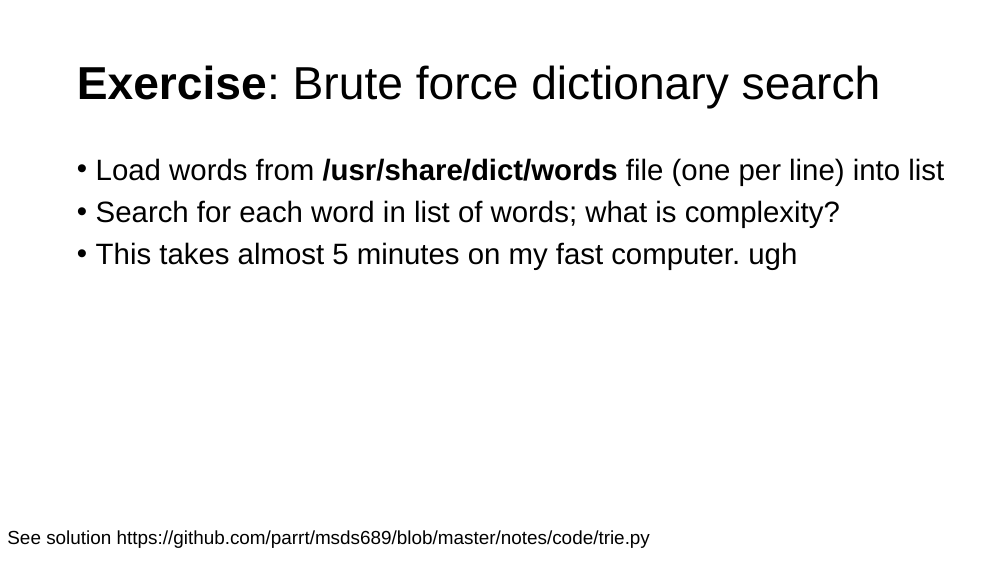
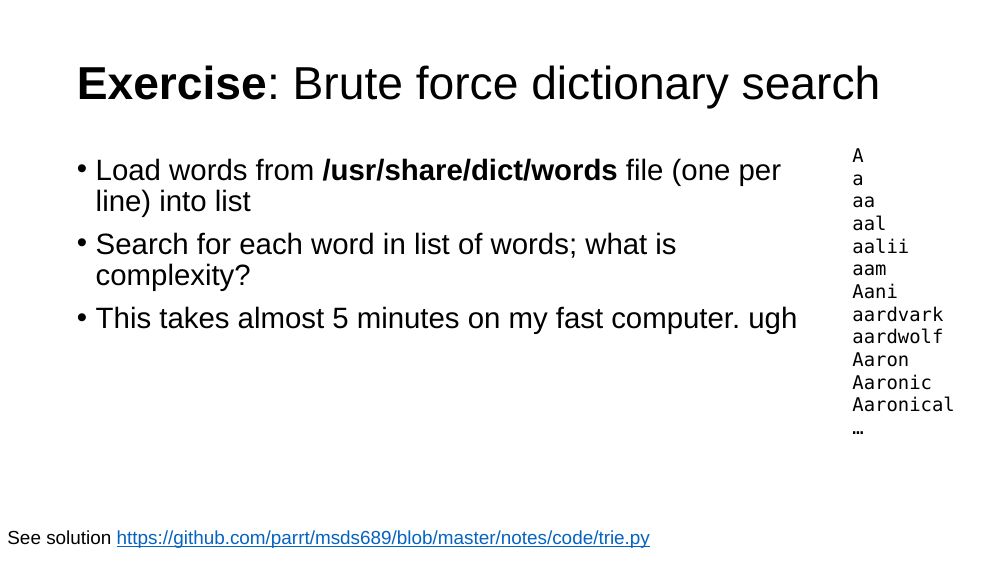
Before and after one commit to parrt/msds689, a slide deck: slide 15 of notes/searching.pptx. Drawn at 1008x567 pixels with LibreOffice and Linux fonts; fonts in the diff are those of the drawing; background and template pictures are left out. Boxes give left, top, right and bottom in pixels: in the first picture for what was removed or moved away, otherwise in the second. Text is boxed around its words. In the diff, an @@ line names an element or a change of style, - is before the commit and + after.

```diff
--- a/notes/searching.pptx
+++ b/notes/searching.pptx
@@ text added at [852,148,954,412], 18 pt, text #000000 @@
+A
+a
+aa
+aal
+aalii
+aam
+Aani
+aardvark
+aardwolf
+Aaron
+Aaronic
+Aaronical
+…
@@ text "Load words from /usr/share/dict/words file ..." rewrapped from [96,158,944,270] to [96,158,797,334] @@
@@ text "See solution https://github.com/parrt/msds689/blob/master/no ..." at [7,530,650,548]: text colour #000000 to #0563C1, underline on in "https://github.com/parrt/msds689/blob/master/notes/code/trie ..." @@
```
Also in this commit, not shown: 7 other slides changed, 3 other files.
